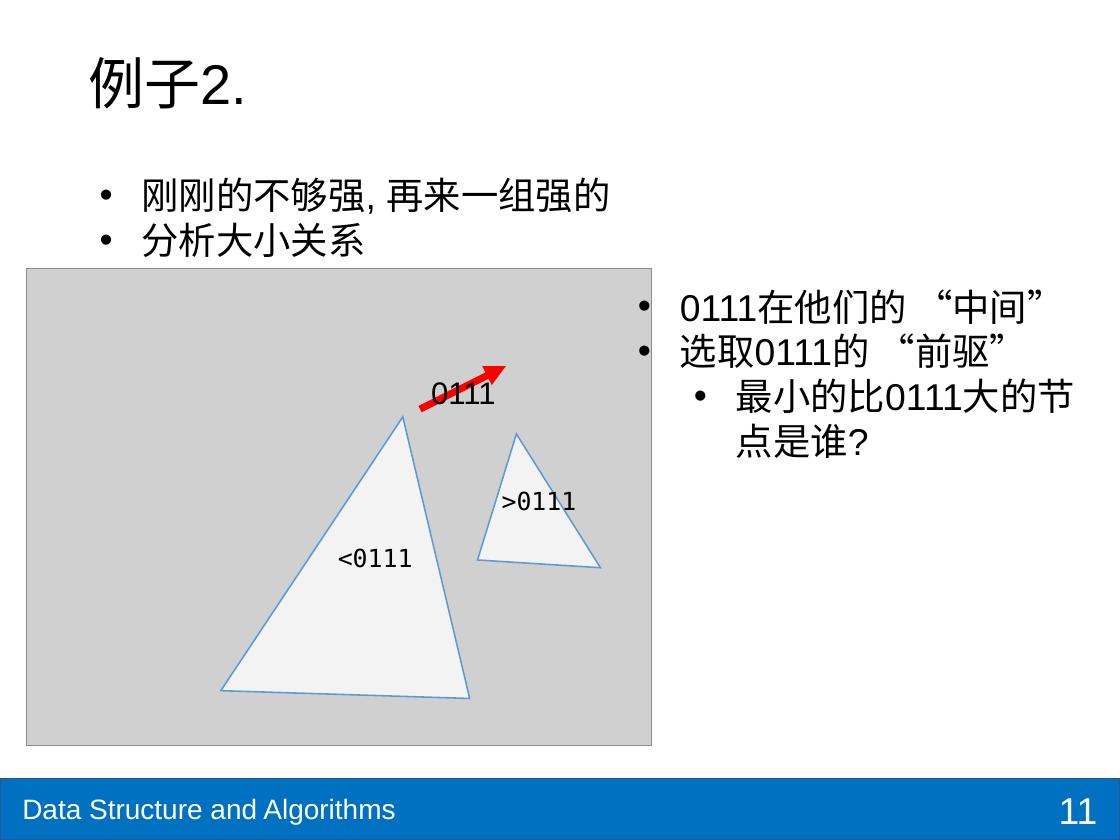
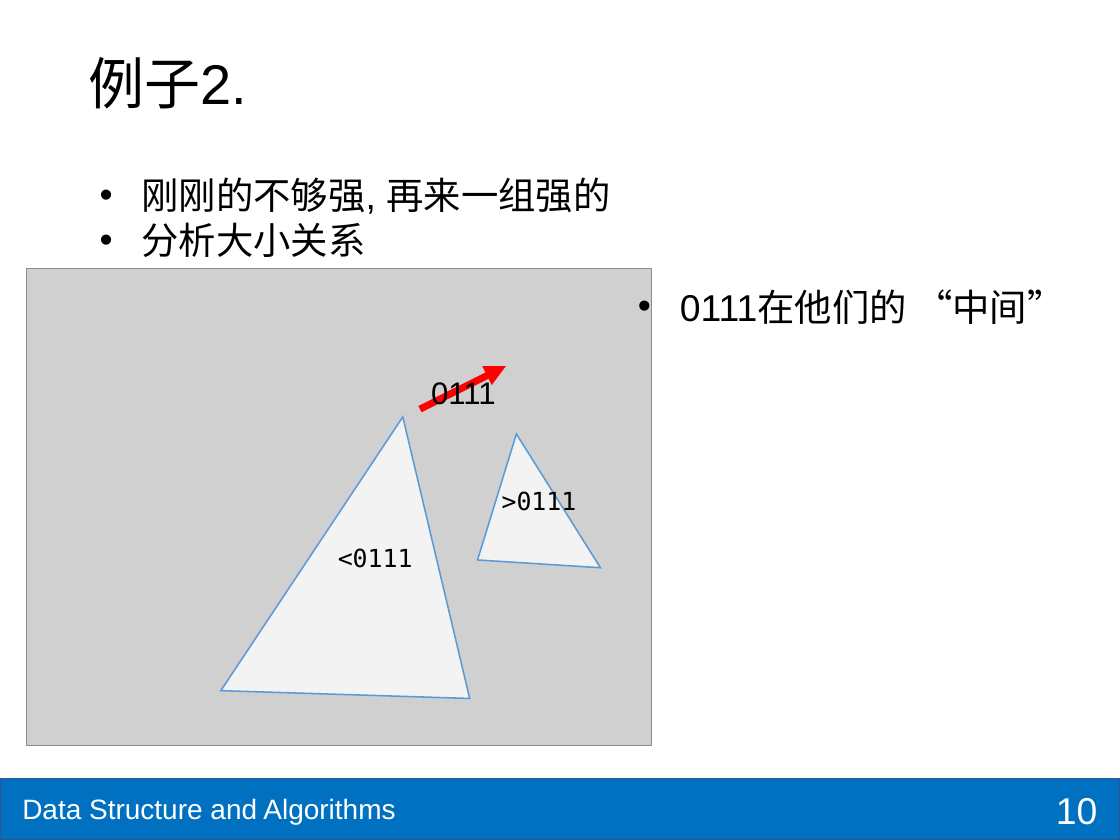
Before and after one commit to shzaiz/dx-public, a slide deck: slide 10 of notes/notes/ds-algo/ch6-bst.pptx (slide 11 before the commit). Drawn at 1120x840 pixels with LibreOffice and Linux fonts; fonts in the diff are those of the drawing; grey boxes stand for pictures. Boxes give left, top, right and bottom in pixels: in the first picture for what was removed or moved away, otherwise in the second. Text is boxed around its words. In the diff, an @@ line names an element or a change of style, - is before the commit and + after.

```diff
--- a/notes/notes/ds-algo/ch6-bst.pptx
+++ b/notes/notes/ds-algo/ch6-bst.pptx
@@ text at <box>680,333,1075,413</box>: paragraphs removed @@
-• 选取0111的 “前驱”
-  • 最小的比0111大的节点是谁?
@@ page number at <box>1056,798,1097,825</box>: text changed @@
-11
+10
```
Also in this commit, not shown: 4 other slides changed, 7 slides added, 16 other files.
